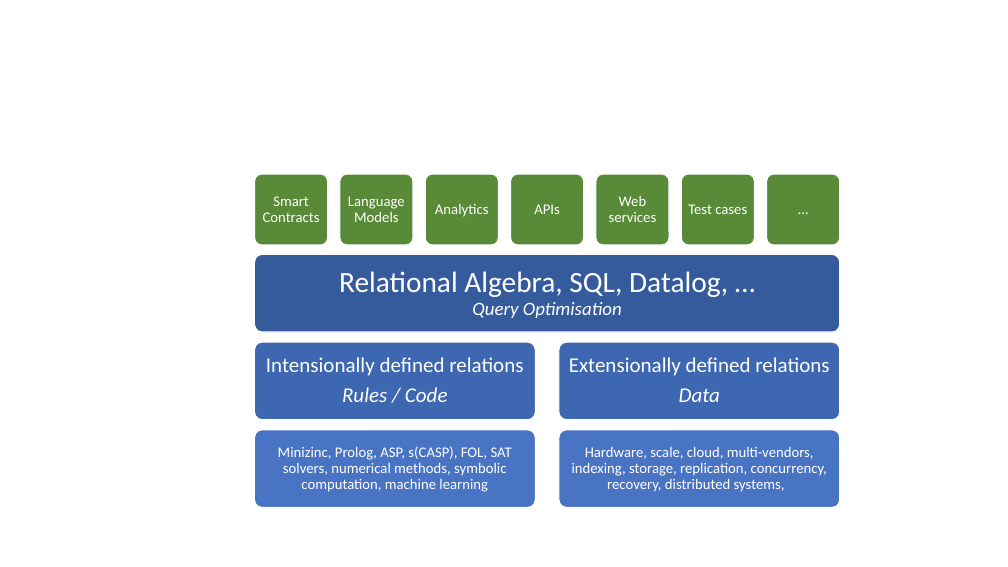
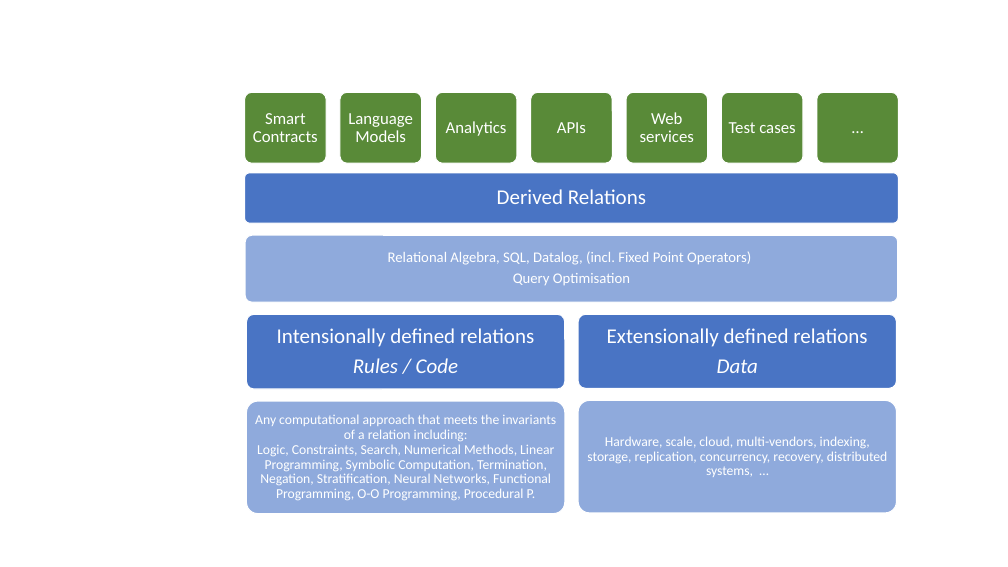
Before and after one commit to DavidPratten/jetisu, a slide deck: slide 1 of images/src/jetisu diagrams.pptx. Drawn at 1008x567 pixels with LibreOffice and Linux fonts; fonts in the diff are those of the drawing. Boxes give left, top, right and bottom in pixels: in the first picture for what was removed or moved away, otherwise in the second. Text is boxed around its words. In the diff, an @@ line names an element or a change of style, - is before the commit and + after.

```diff
--- a/images/src/jetisu diagrams.pptx
+++ b/images/src/jetisu diagrams.pptx
@@ rounded rectangle: place and size @@
-rounded rectangle at [255, 174, 328, 245]
+rounded rectangle at [245, 92, 327, 163]
@@ text "Smart Contracts": place and size @@
-text "Smart Contracts" at [263, 196, 320, 222]
+text "Smart Contracts" at [253, 113, 318, 142]
@@ rounded rectangle: place and size @@
-rounded rectangle at [340, 174, 414, 245]
+rounded rectangle at [340, 92, 422, 163]
@@ text "Language Models": place and size @@
-text "Language Models" at [348, 196, 405, 222]
+text "Language Models" at [348, 113, 413, 142]
@@ rounded rectangle: place and size @@
-rounded rectangle at [426, 174, 499, 245]
+rounded rectangle at [436, 92, 517, 163]
@@ text "Analytics": place and size @@
-text "Analytics" at [435, 204, 489, 217]
+text "Analytics" at [446, 121, 507, 136]
@@ rounded rectangle: place and size @@
-rounded rectangle at [510, 174, 584, 245]
+rounded rectangle at [531, 92, 613, 163]
@@ text "APIs": place and size @@
-text "APIs" at [534, 204, 560, 214]
+text "APIs" at [557, 122, 586, 133]
@@ rounded rectangle: place and size @@
-rounded rectangle at [596, 174, 669, 245]
+rounded rectangle at [626, 92, 708, 163]
@@ text "Web services": place and size @@
-text "Web services" at [609, 196, 657, 222]
+text "Web services" at [640, 112, 694, 142]
@@ rounded rectangle: place and size @@
-rounded rectangle at [767, 174, 840, 245]
+rounded rectangle at [721, 92, 803, 163]
@@ text "Test cases": place and size @@
-text "Test cases" at [688, 204, 747, 214]
+text "Test cases" at [729, 122, 795, 133]
@@ rounded rectangle: place and size @@
-rounded rectangle at [681, 174, 755, 245]
+rounded rectangle at [817, 92, 898, 163]
@@ size 14 to 16 pt in 7 elements at [348, 113, 413, 142], [253, 113, 318, 142], [446, 121, 507, 136], [557, 122, 586, 133], [640, 112, 694, 142], [729, 122, 795, 133], [819, 95, 897, 161] @@
@@ text "…": place and size @@
-text "…" at [769, 176, 838, 243]
+text "…" at [819, 95, 897, 161]
@@ rounded rectangle added at [245, 172, 899, 223], fill #4A75C5, outline #FFFFFF 1 pt @@
@@ text added at [497, 189, 646, 204], 20 pt, text #FFFFFF @@
+Derived Relations
@@ rounded rectangle: place and size @@
-rounded rectangle at [255, 254, 840, 332]
+rounded rectangle at [245, 235, 898, 302]
@@ rounded rectangle at [245, 235, 898, 302]: fill #365B9D to #8FAADC @@
@@ text at [388, 252, 751, 285]: text changed; size 28 to 14 pt @@
-Relational Algebra, SQL, Datalog, …
-Query Optimisation
+Relational Algebra, SQL, Datalog, (incl. Fixed Point Operators)
+Query Optimisation
@@ rounded rectangle: place and size @@
-rounded rectangle at [255, 342, 535, 420]
+rounded rectangle at [247, 315, 565, 389]
@@ rounded rectangle at [247, 315, 565, 389]: fill #3E67B2 to #4A75C5 @@
@@ text "Intensionally defined relations": place and size @@
-text "Intensionally defined relations" at [266, 357, 523, 402]
+text "Intensionally defined relations" at [277, 328, 534, 373]
@@ rounded rectangle at [578, 315, 897, 389]: fill #3E67B2 to #4A75C5 @@
@@ rounded rectangle: place and size @@
-rounded rectangle at [559, 342, 839, 420]
+rounded rectangle at [578, 315, 897, 389]
@@ text "Extensionally defined relations": place and size @@
-text "Extensionally defined relations" at [569, 357, 829, 402]
+text "Extensionally defined relations" at [607, 328, 867, 373]
@@ rounded rectangle: place and size @@
-rounded rectangle at [255, 430, 535, 507]
+rounded rectangle at [247, 402, 565, 514]
@@ rounded rectangle at [247, 402, 565, 514]: fill #4A75C5 to #8FAADC @@
@@ text added at [255, 414, 556, 500], 13 pt, text #FFFFFF @@
+Any computational approach that meets the invariants of a relation including:
+Logic, Constraints, Search, Numerical Methods, Linear Programming, Symbolic Computation, Termination, Negation, Stratification, Neural Networks, Functional Programming, O-O Programming, Procedural P.
@@ rounded rectangle at [578, 401, 897, 513]: fill #4A75C5 to #8FAADC @@
@@ rounded rectangle: place and size @@
-rounded rectangle at [559, 430, 839, 507]
+rounded rectangle at [578, 401, 897, 513]
@@ text removed at [278, 446, 512, 492] @@
-Minizinc, Prolog, ASP, s(CASP), FOL, SAT solvers, numerical methods, symbolic computation, machine learning
@@ text at [587, 436, 888, 477]: text changed; size 14 to 13 pt @@
-Hardware, scale, cloud, multi-vendors, indexing, storage, replication, concurrency, recovery, distributed systems,
+Hardware, scale, cloud, multi-vendors, indexing, storage, replication, concurrency, recovery, distributed systems, …
```
Also in this commit, not shown: 3 slides added, 3 other files.
